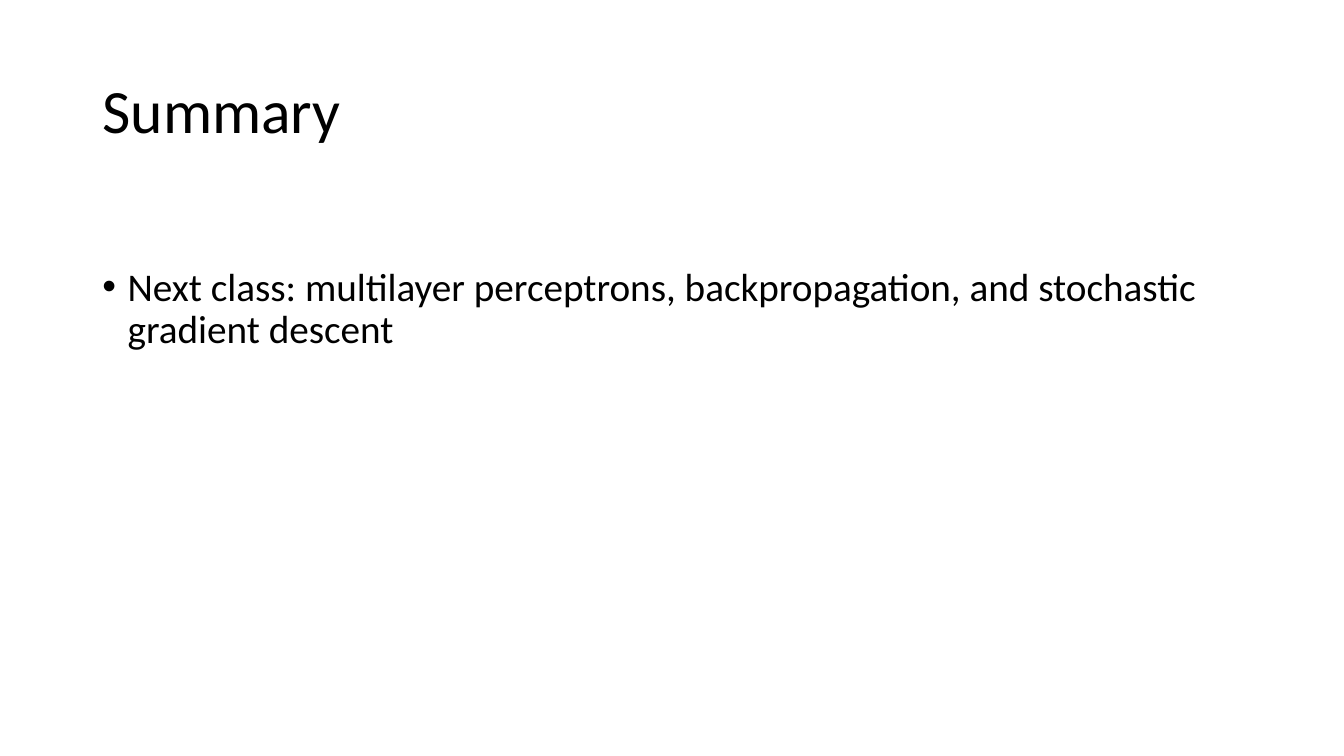
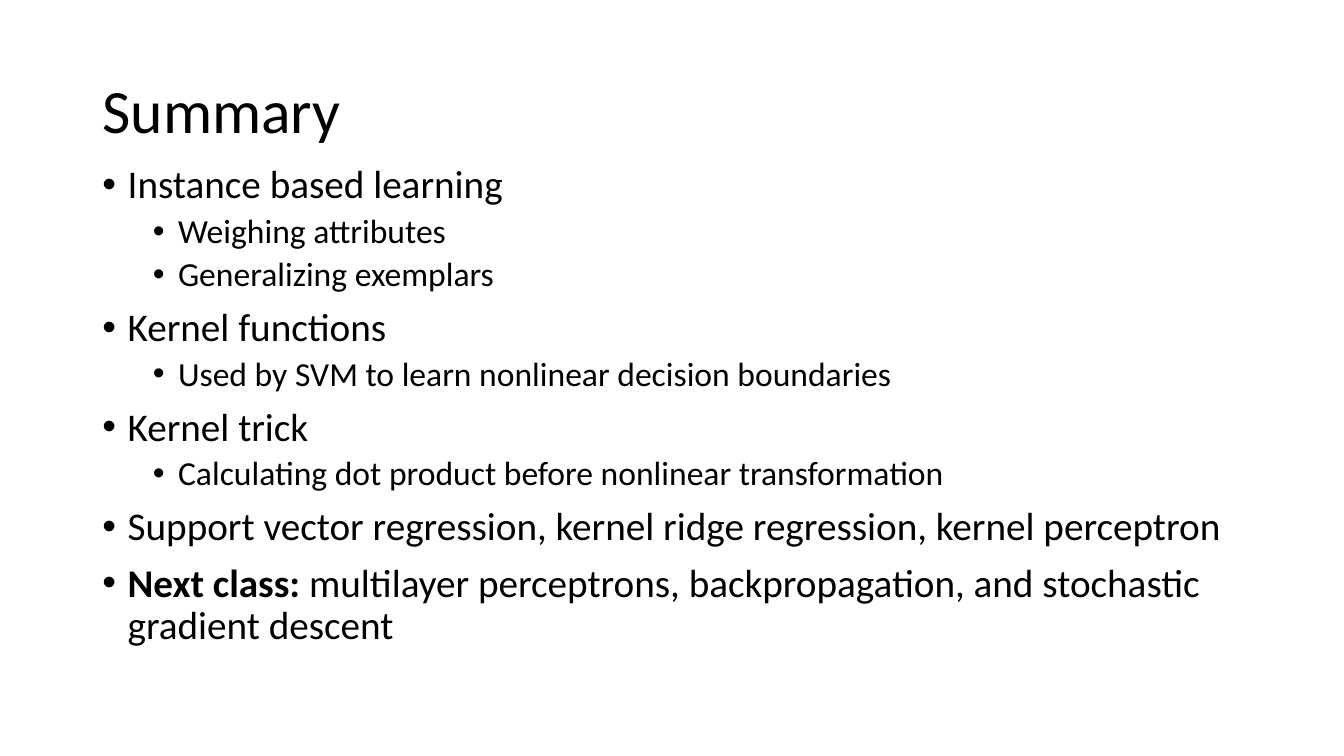
Before and after one commit to russellu/cs405, a slide deck: slide 22 of Lecture_18.pptx (slide 23 before the commit). Drawn at 1344x756 pixels with LibreOffice and Linux fonts; fonts in the diff are those of the drawing. Boxes give left, top, right and bottom in pixels: in the first picture for what was removed or moved away, otherwise in the second. Text is boxed around its words. In the diff, an @@ line names an element or a change of style, - is before the commit and + after.

```diff
--- a/Lecture_18.pptx
+++ b/Lecture_18.pptx
@@ text "Instance based learning": place and size @@
-text "Instance based learning" at (128, 273, 1195, 350)
+text "Instance based learning" at (128, 170, 1220, 646)
@@ text at (128, 170, 1220, 547): paragraphs added @@
+• Instance based learning
+  • Weighing attributes
+  • Generalizing exemplars
+• Kernel functions
+  • Used by SVM to learn nonlinear decision boundaries
+• Kernel trick
+  • Calculating dot product before nonlinear transformation
+• Support vector regression, kernel ridge regression, kernel perceptron
@@ text at (128, 569, 1199, 646): bold on in "Next class:" @@
```
Also in this commit, not shown: 2 other slides changed, 1 slide removed, 2 other files.
